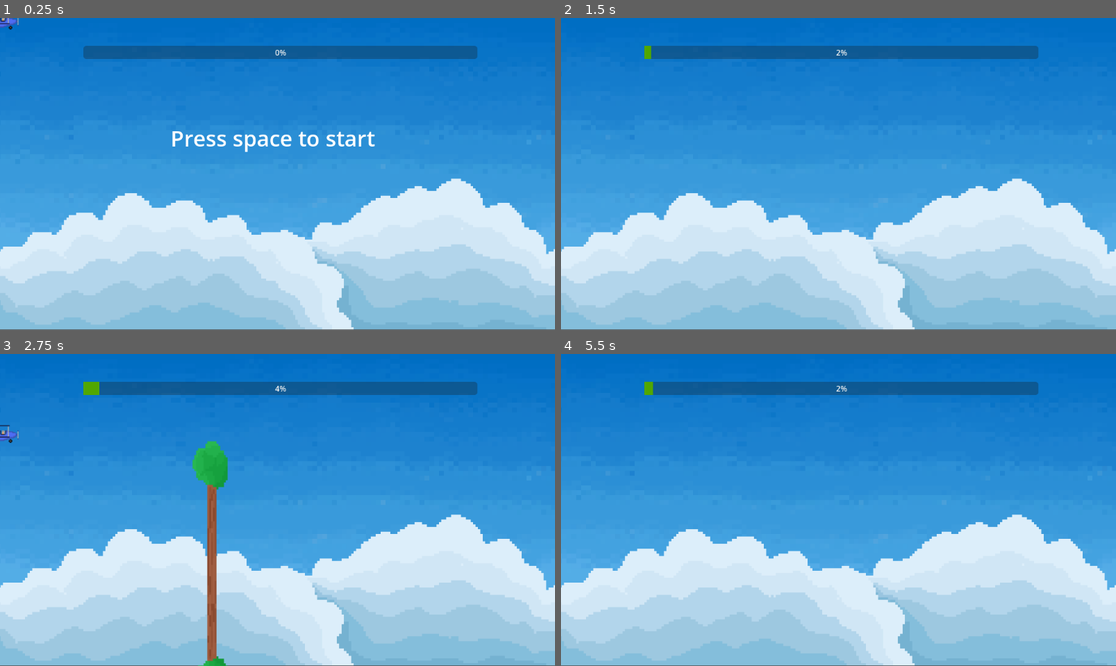
Above: before the commit, frames 1-4 (two rows, left to right).
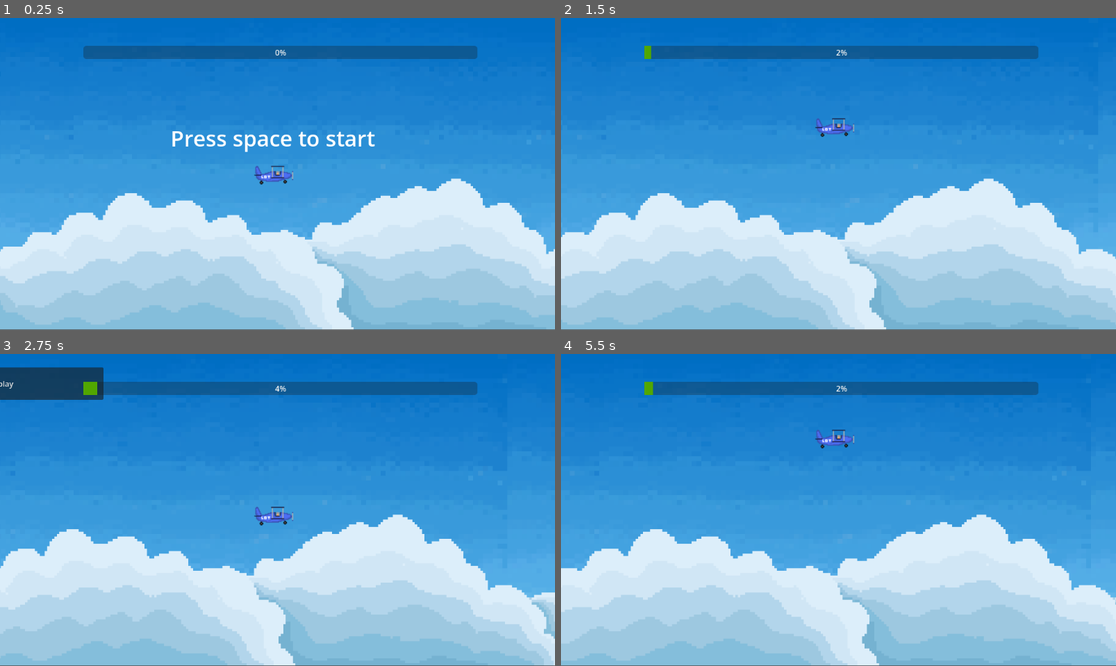
Above: after the commit, the same moments.

Repository: Orozon64/The-Sauna-Pact
Game: Godot game, scene res://scenes/flying.tscn
The game is run twice, just before and just after one commit, with the same random seed, the same clock (stepped at 60 frames per second) and the same inputs. This scene is started directly instead of the project's main scene.
Inputs (mouse positions are in pixels of both pictures, inside the frame that each line leads up to):
- Up to frame 1 (0.25 s): no input
- Up to frame 2 (1.5 s): tap Space at 0.5, 0.77 s; hold D (move_right) 0.53-1.28 s; tap E (item_interact) at 0.6 s; hold S (move_down) from 1.28 s (still down); tap Enter (advance_dialogue) at 1.35 s
- Up to frame 3 (2.75 s): tap Space at 1.52 s; tap E (item_interact) at 1.55, 2.1 s; release S (move_down) at 2.03 s; hold D (move_right) from 2.03 s (still down)
- Up to frame 4 (5.5 s): release D (move_right) at 2.75 s; click (561, 382) at 2.75 s, where only the run after the commit has a clickable "Replay"; click (561, 382) at 3.5 s, where only the run before the commit has a clickable "Replay"; tap Space at 4.25, 4.52, 5.27 s; hold W (move_up) 4.28-5.03 s; tap E (item_interact) at 4.35, 5.3 s; hold A (move_left) from 5.03 s (still down); tap Enter (advance_dialogue) at 5.1 s

The runs differ from the first frame. In frame 1, 0.3% of the frame differs, in the area x 0-53%, y 0-54%; in frame 2, 10%; in frame 3, 20%, in the area x 0-100%, y 4-100%; in frame 4, 12%.

Commit message:
Added finished flying.gd script

Diff:
--- a/scripts/flying.gd
+++ b/scripts/flying.gd
@@ -6,26 +6,29 @@
 # Called when the node enters the scene tree for the first time.
 func _ready() -> void:
 	var plane = get_node("Plane")
+	plane.position = Vector2(570, 320)
 
 
 # Called every frame. 'delta' is the elapsed time since the previous frame.
 func _process(delta: float) -> void:
 	if started:
-		if cooldown == 0:
+		get_node("SkyBox").scroll_offset.x -= 1
+		if cooldown == 0 and get_node("ProgressBar").value <= 93:
 			var obstacle = load("res://scenes/flyingObstacle.tscn")
 			var newObstacle = obstacle.instantiate()
 			var newObstacleUpper = obstacle.instantiate()
 			add_child(newObstacle)
 			add_child(newObstacleUpper)
 			var rng = RandomNumberGenerator.new()
-			var random = rng.randf_range(-200, 300)
+			var random = rng.randf_range(200, 600)
 			#var random = 100
-			newObstacle.position = Vector2(300, random)
-			newObstacleUpper.position = Vector2(300, random - 800)
+			newObstacle.position = Vector2(1000, random)
+			newObstacleUpper.position = Vector2(1000, random - 750)
 			cooldown = 100
 			print("New Object")
 		else:
 			cooldown -= 1
+
 
 func _input(ev):
 	if Input.is_key_pressed(KEY_SPACE):
